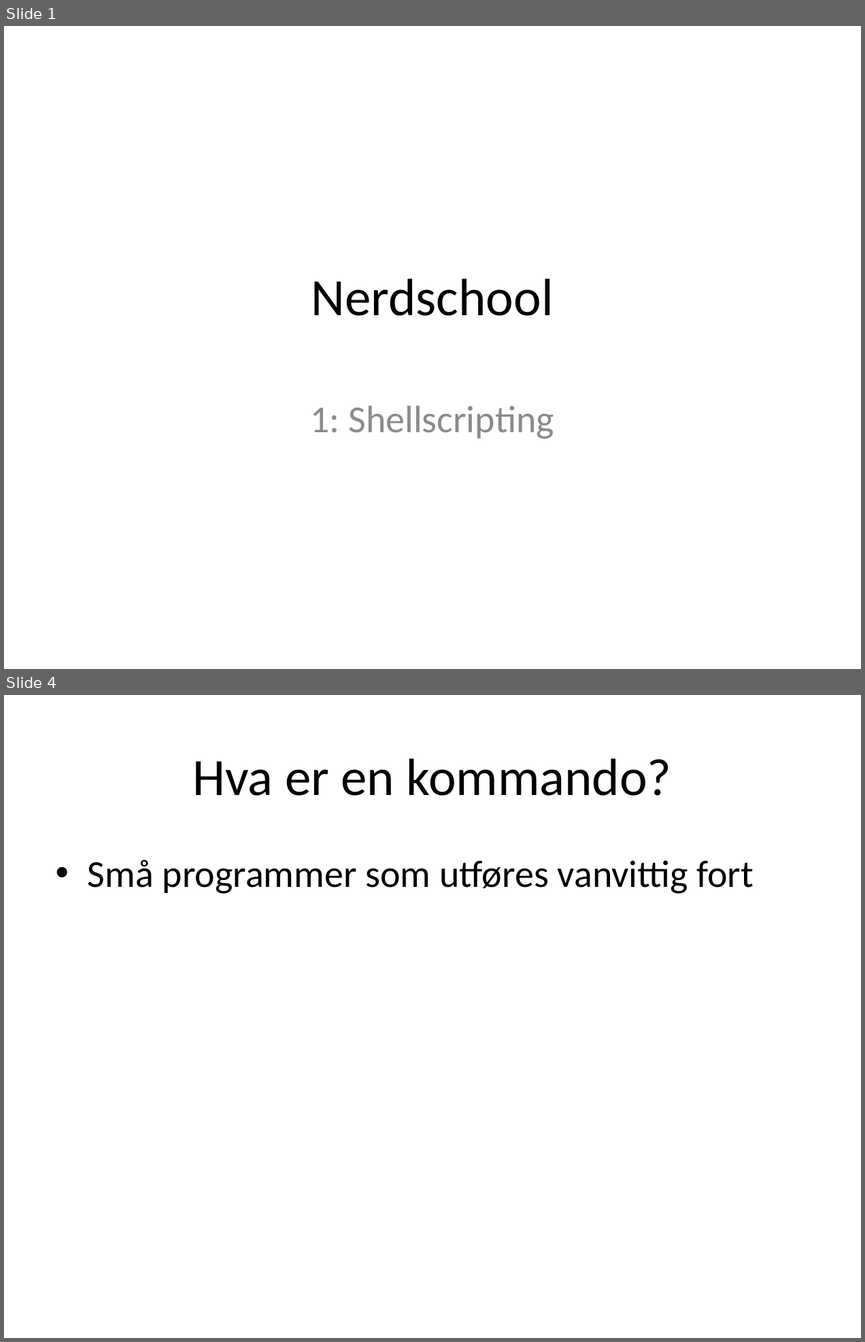
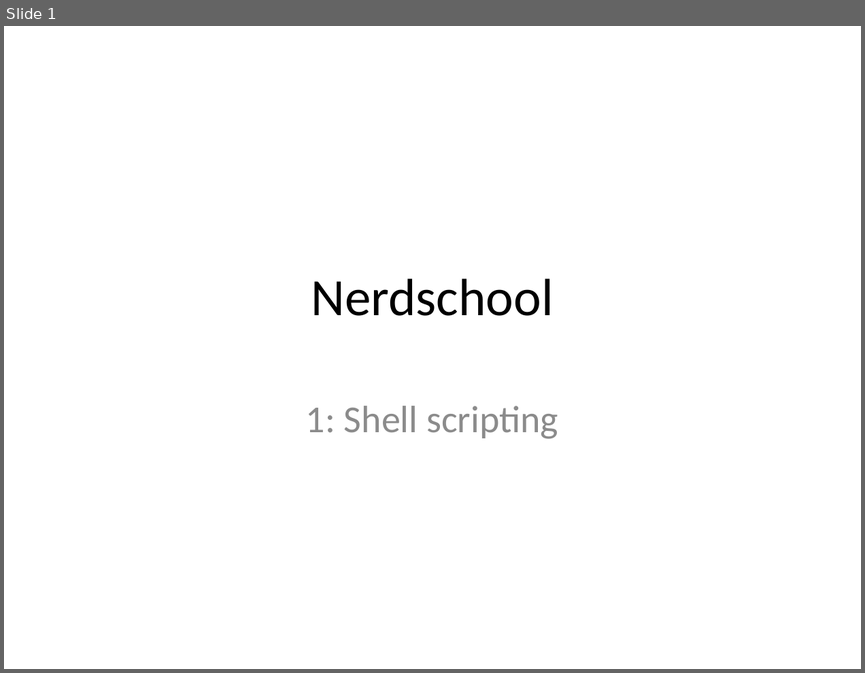
Before and after one commit to anettebgo/nerdschool, a slide deck: 1/shellscripting.pptx. Shown one above the other, each under a label of ours: slides 1 and 4 before the commit, slide 1 after it; the slides between them are not shown. The pictures are 865x1342 and 865x673 pixels, drawn with LibreOffice and Linux fonts; fonts in the diff are those of the drawing. Boxes give left, top, right and bottom in pixels: in the first picture for what was removed or moved away, otherwise in the second. Text is boxed around its words. In the diff, an @@ line names an element or a change of style, - is before the commit and + after.

```diff
--- a/1/shellscripting.pptx
+++ b/1/shellscripting.pptx
@@ slide 4 removed at [4,695,861,1338], background #FFFFFF @@
@@ title removed at [192,758,672,796] @@
-Hva er en kommando?
@@ text removed at [88,860,754,894] @@
-• Små programmer som utføres vanvittig fort
@@ slide 1 changed as well @@
@@ subtitle at [306,405,558,439]: spaces changed @@
-1: Shellscripting
+1: Shell scripting
```
Also in this commit, not shown: 3 other slides changed, 6 slides added, 7 other slides removed.
